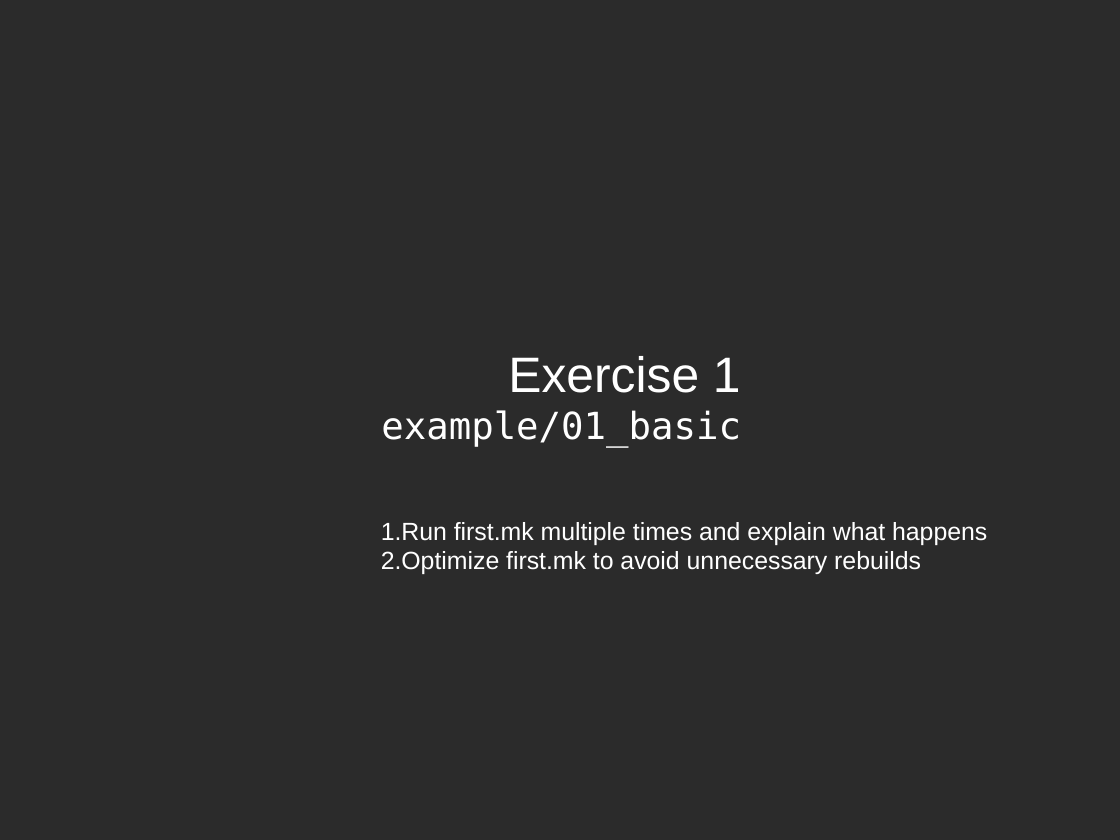
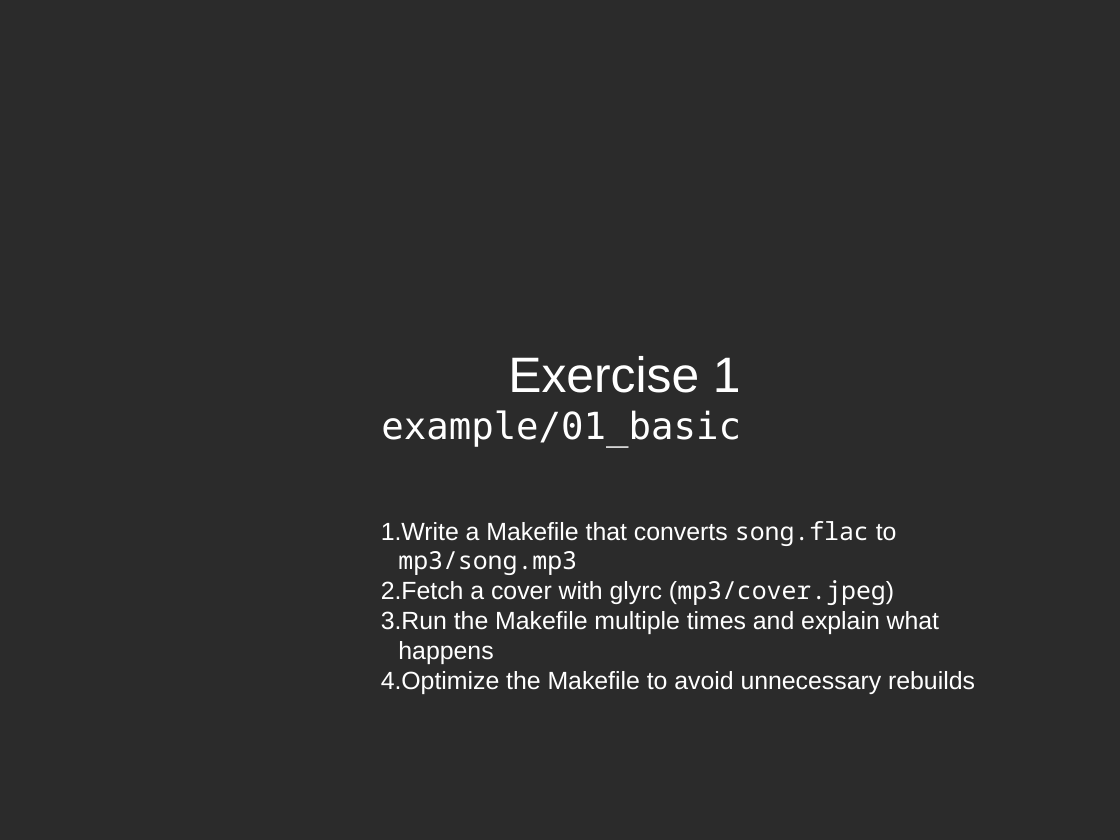
Before and after one commit to fsundermeyer/GNU_make_workshop, a slide deck: slide 7 of Presentation_GNU_make_workshop.odp. Drawn at 1120x840 pixels with LibreOffice and Linux fonts; fonts in the diff are those of the drawing; background and template pictures are left out; a plain dark background stands for a picture behind light text. Boxes give left, top, right and bottom in pixels: in the first picture for what was removed or moved away, otherwise in the second. Text is boxed around its words. In the diff, an @@ line names an element or a change of style, - is before the commit and + after.

Commit message:
Specified mor specific actions for exercise 1

```diff
--- a/Presentation_GNU_make_workshop.odp
+++ b/Presentation_GNU_make_workshop.odp
@@ text at [381,521,975,694]: text changed @@
-1. Run first.mk multiple times and explain what happens
-2. Optimize first.mk to avoid unnecessary rebuilds
+1. Write a Makefile that converts song.flac to mp3/song.mp3
+2. Fetch a cover with glyrc (mp3/cover.jpeg)
+3. Run the Makefile multiple times and explain what happens
+4. Optimize the Makefile to avoid unnecessary rebuilds
```
